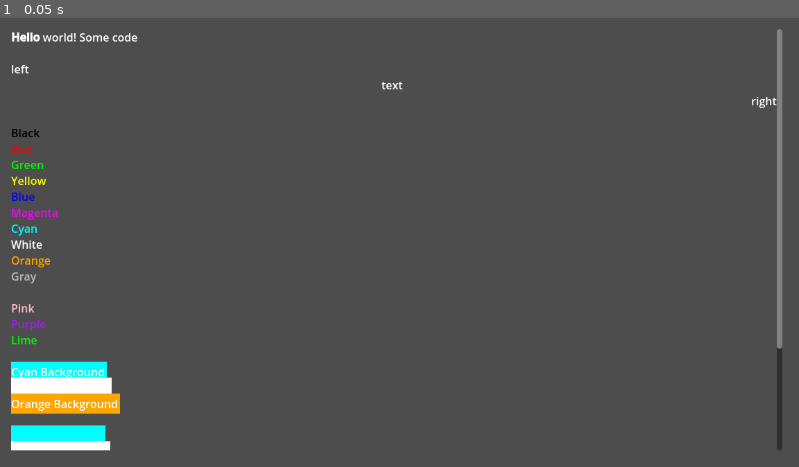
Above: before the commit, frame 1.
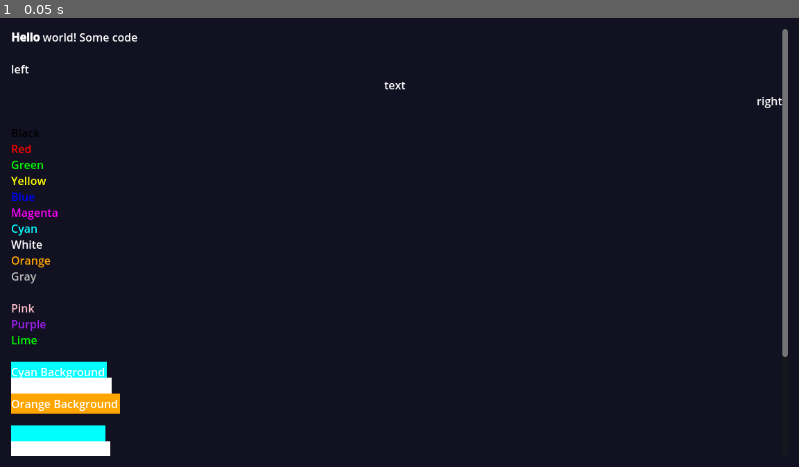
Above: after the commit, the same moment.

Repository: Calinou/godot-bbcode-to-ansi
Game: Godot game, scene res://test.tscn
The game is run twice, just before and just after one commit, with the same random seed, the same clock (stepped at 60 frames per second) and the same inputs.
Inputs:
- Up to frame 1 (0.05 s): no input

The runs differ from the first frame. In frame 1, 97% of the frame differs, in the area x 0-100%, y 0-100%.

Commit message:
Enable low processor mode, tweak background color for readability

Diff:
--- a/project.godot
+++ b/project.godot
@@ -11,4 +11,9 @@
 [application]
 
 run/main_scene="res://test.tscn"
+run/low_processor_mode=true
 config/features=PackedStringArray("4.0")
+
+[rendering]
+
+environment/defaults/default_clear_color=Color(0.0666667, 0.0666667, 0.133333, 1)
--- a/test.tscn
+++ b/test.tscn
@@ -12,8 +12,8 @@
 anchor_bottom = 1.0
 offset_left = 16.0
 offset_top = 16.0
-offset_right = -24.0
-offset_bottom = -24.0
+offset_right = -16.0
+offset_bottom = -16.0
 grow_horizontal = 2
 grow_vertical = 2
 bbcode_enabled = true
